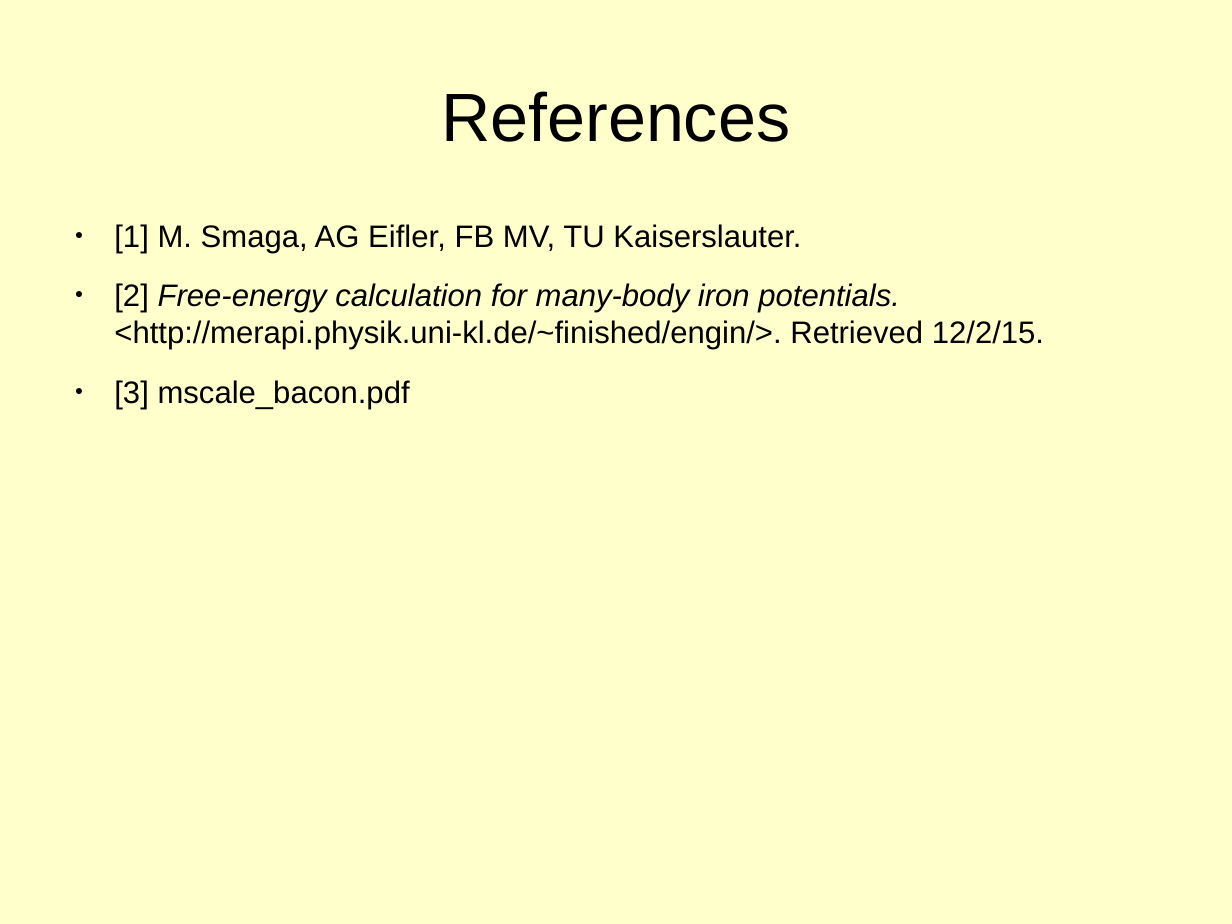
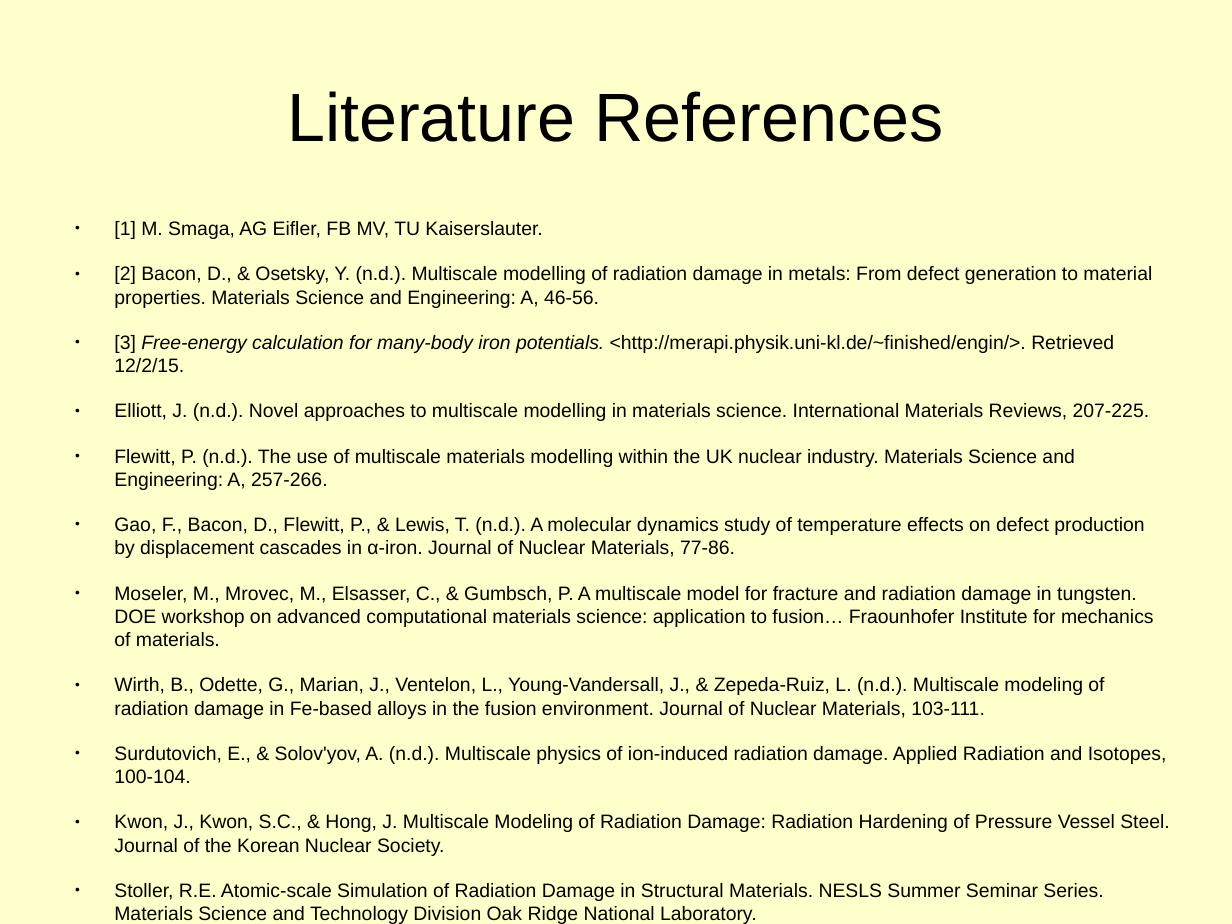
Before and after one commit to winter-muted/MmMmP, a slide deck: slide 10 of bberry/presentation/multiscale-irradiation-methods-review.odp. Drawn at 1232x924 pixels with LibreOffice and Linux fonts; fonts in the diff are those of the drawing. Boxes give left, top, right and bottom in pixels: in the first picture for what was removed or moved away, otherwise in the second. Text is boxed around its words. In the diff, an @@ line names an element or a change of style, - is before the commit and + after.

Commit message:
added references section.

```diff
--- a/bberry/presentation/multiscale-irradiation-methods-review.odp
+++ b/bberry/presentation/multiscale-irradiation-methods-review.odp
@@ title at bbox=[287, 91, 943, 142]: text changed @@
-References
+Literature References
@@ text at bbox=[114, 221, 542, 239]: size 20 to 12.5 pt in "[1] M. Smaga, AG Eifler, FB MV, ..." @@
@@ text at bbox=[114, 266, 1170, 924]: text changed; size 20 to 12.5 pt @@
-● [2] Free-energy calculation for many-body iron potentials. <http://merapi.physik.uni-kl.de/~finished/engin/>. Retrieved 12/2/15.
-● [3] mscale_bacon.pdf
+● [2] Bacon, D., & Osetsky, Y. (n.d.). Multiscale modelling of radiation damage in metals: From defect generation to material properties. Materials Science and Engineering: A, 46-56.
+● [3] Free-energy calculation for many-body iron potentials. <http://merapi.physik.uni-kl.de/~finished/engin/>. Retrieved 12/2/15.
+● Elliott, J. (n.d.). Novel approaches to multiscale modelling in materials science. International Materials Reviews, 207-225.
+● Flewitt, P. (n.d.). The use of multiscale materials modelling within the UK nuclear industry. Materials Science and Engineering: A, 257-266.
+● Gao, F., Bacon, D., Flewitt, P., & Lewis, T. (n.d.). A molecular dynamics study of temperature effects on defect production by displacement cascades in α-iron. Journal of Nuclear Materials, 77-86.
+● Moseler, M., Mrovec, M., Elsasser, C., & Gumbsch, P. A multiscale model for fracture and radiation damage in tungsten. DOE workshop on advanced computational materials science: application to fusion… Fraounhofer Institute for mechanics of materials.
+● Wirth, B., Odette, G., Marian, J., Ventelon, L., Young-Vandersall, J., & Zepeda-Ruiz, L. (n.d.). Multiscale modeling of radiation damage in Fe-based alloys in the fusion environment. Journal of Nuclear Materials, 103-111.
+● Surdutovich, E., & Solov'yov, A. (n.d.). Multiscale physics of ion-induced radiation damage. Applied Radiation and Isotopes, 100-104.
+● Kwon, J., Kwon, S.C., & Hong, J. Multiscale Modeling of Radiation Damage: Radiation Hardening of Pressure Vessel Steel. Journal of the Korean Nuclear Society.
+● Stoller, R.E. Atomic-scale Simulation of Radiation Damage in Structural Materials. NESLS Summer Seminar Series. Materials Science and Technology Division Oak Ridge National Laboratory.
```
Also in this commit, not shown: 1 other slide changed.
